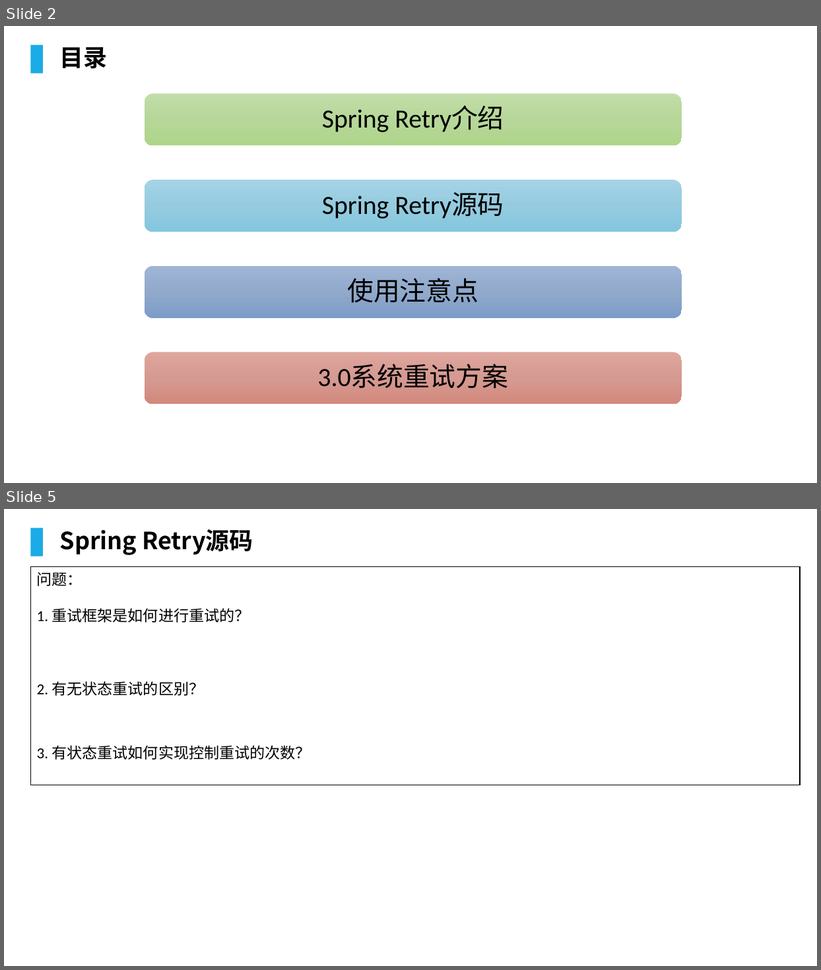
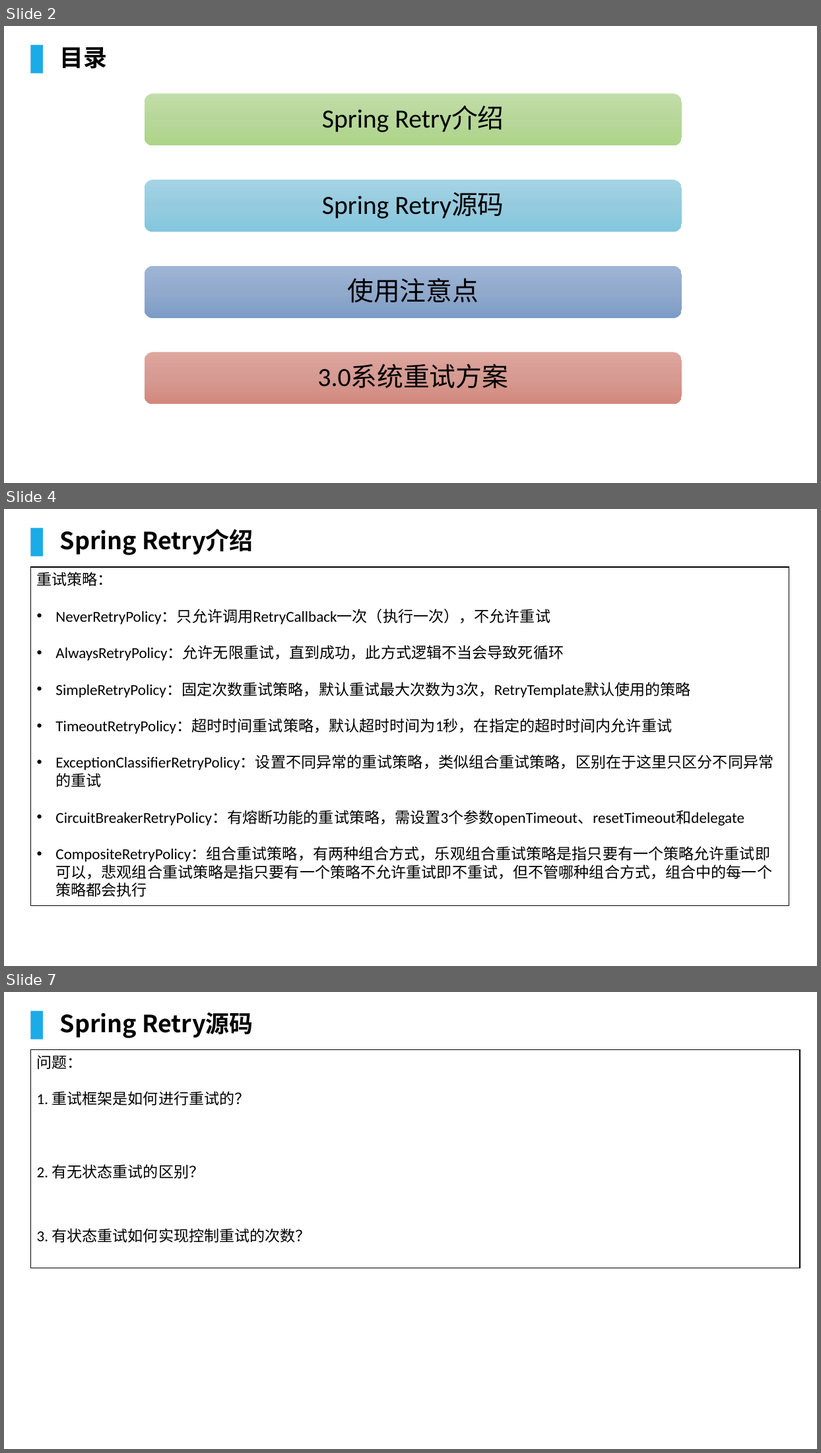
Before and after one commit to lcc929/notes, a slide deck: Spring-Retry.pptx. Shown one above the other, each under a label of ours: slides 2 and 5 before the commit, slides 2, 4 and 7 after it; the slides between them are not shown. The pictures are 821x970 and 821x1453 pixels, drawn with LibreOffice and Linux fonts; fonts in the diff are those of the drawing; background and template pictures are left out. Boxes give left, top, right and bottom in pixels: in the first picture for what was removed or moved away, otherwise in the second. Text is boxed around its words. In the diff, an @@ line names an element or a change of style, - is before the commit and + after.

```diff
--- a/Spring-Retry.pptx
+++ b/Spring-Retry.pptx
@@ slide 4 added at (4, 509, 817, 966), background picture (left out) @@
@@ rectangle added at (31, 528, 43, 556), fill #1BABE7 @@
@@ text added at (60, 529, 253, 555), 28 pt, text #000000, bold @@
+Spring Retry介绍
@@ rectangle added at (31, 567, 789, 906), outline #000000 1 pt, 18 pt, text #000000 @@
+重试策略：
+• NeverRetryPolicy：只允许调用RetryCallback一次（执行一次），不允许重试
+• AlwaysRetryPolicy：允许无限重试，直到成功，此方式逻辑不当会导致死循环
+• SimpleRetryPolicy：固定次数重试策略，默认重试最大次数为3次，RetryTemplate默认使用的策略
+• TimeoutRetryPolicy：超时时间重试策略，默认超时时间为1秒，在指定的超时时间内允许重试
+• ExceptionClassifierRetryPolicy：设置不同异常的重试策略，类似组合重试策略，区别在于这里只区分不同异常的重试
+• CircuitBreakerRetryPolicy：有熔断功能的重试策略，需设置3个参数openTimeout、resetTimeout和delegate
+• CompositeRetryPolicy：组合重试策略，有两种组合方式，乐观组合重试策略是指只要有一个策略允许重试即可以，悲观组合重试策略是指只要有一个策略不允许重试即不重试，但不管哪种组合方式，组合中的每一个策略都会执行
@@ what was slide 5 is now slide 7 @@
```
Also in this commit, not shown: 4 slides changed, 1 other slide added.
